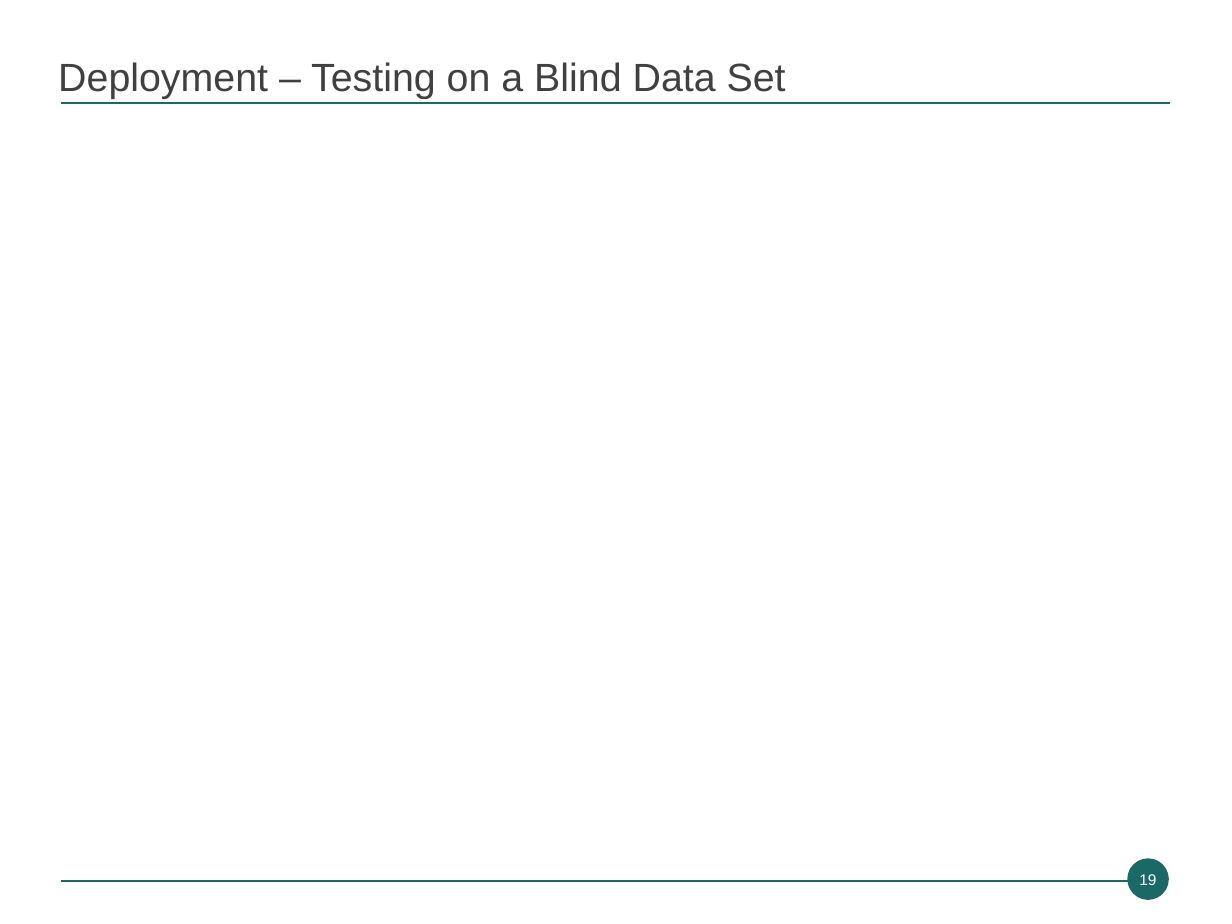
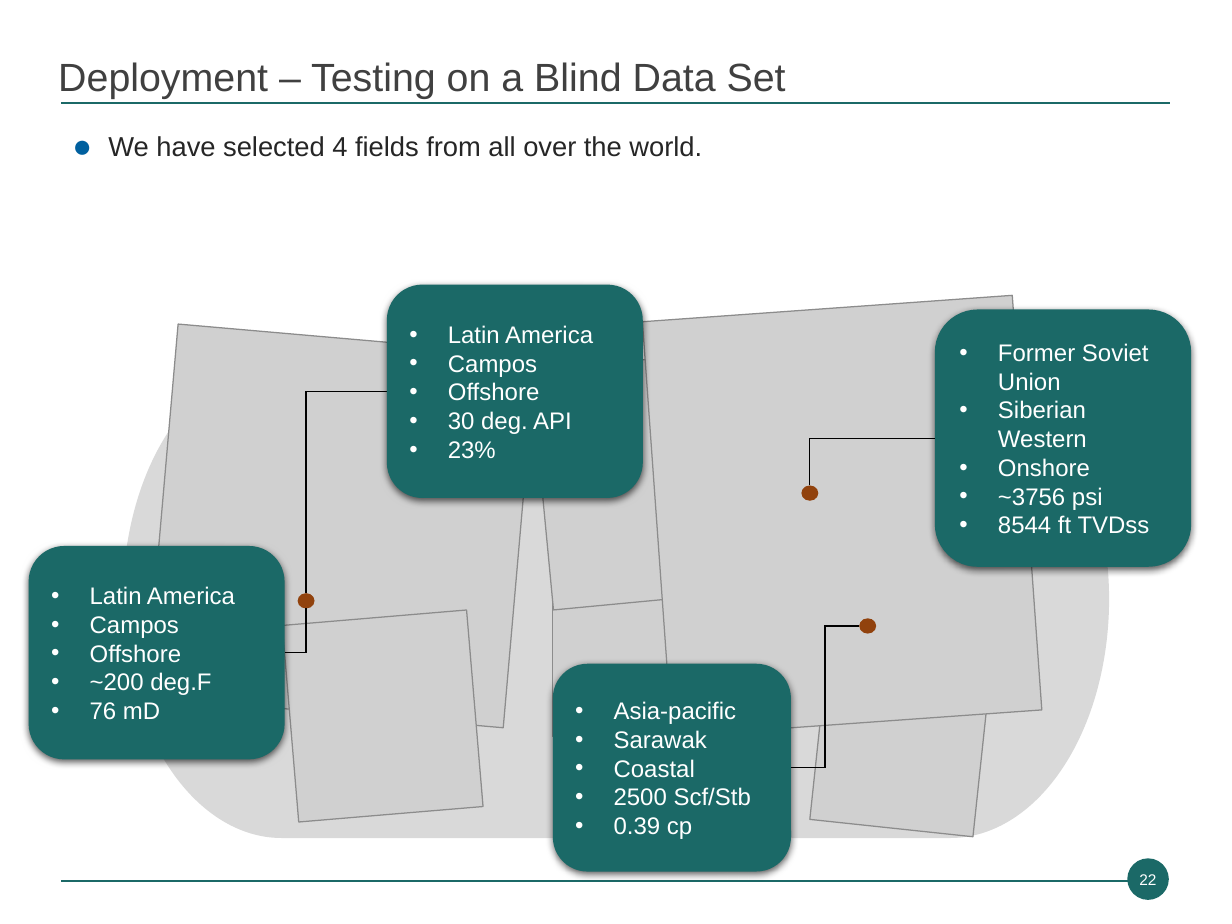
Before and after one commit to munishkumar-gh/munishkumar-gh.github.io, a slide deck: slide 22 of SPE_Paper/Prediction of Recovery Factor using Machine Learning Methods.pptx (slide 19 before the commit). Drawn at 1232x924 pixels with LibreOffice and Linux fonts; fonts in the diff are those of the drawing; grey boxes stand for pictures; background and template pictures are left out. Boxes give left, top, right and bottom in pixels: in the first picture for what was removed or moved away, otherwise in the second. Text is boxed around its words. In the diff, an @@ line names an element or a change of style, - is before the commit and + after.

```diff
--- a/SPE_Paper/Prediction of Recovery Factor using Machine Learning Methods.pptx
+++ b/SPE_Paper/Prediction of Recovery Factor using Machine Learning Methods.pptx
@@ text added at box(108, 136, 702, 157), 16 pt, text #262626 @@
+● We have selected 4 fields from all over the world.
@@ rounded rectangle added at box(387, 285, 643, 498), fill #1B6967, 14 pt, text #FFFFFF @@
+• Latin America
+• Campos
+• Offshore
+• 30 deg. API
+• 23%
@@ picture added at box(642, 295, 1042, 736) @@
@@ picture added at box(146, 324, 536, 728) @@
@@ rounded rectangle added at box(935, 309, 1191, 567), fill #1B6967, 14 pt, text #FFFFFF @@
+• Former Soviet Union
+• Siberian Western
+• Onshore
+• ~3756 psi
+• 8544 ft TVDss
@@ picture added at box(531, 350, 778, 610) @@
@@ pill shape added at box(123, 360, 1109, 838), fill #D9D9D9 @@
@@ elbow line added from (387, 392) to (306, 593), #000000 0.75 pt @@
@@ elbow line added from (809, 485) to (935, 439), #000000 0.75 pt @@
@@ ellipse added at box(801, 485, 818, 500), fill #91420D @@
@@ rounded rectangle added at box(28, 546, 285, 759), fill #1B6967, 14 pt, text #FFFFFF @@
+• Latin America
+• Campos
+• Offshore
+• ~200 deg.F
+• 76 mD
@@ picture added at box(553, 549, 756, 737) @@
@@ ellipse added at box(298, 593, 315, 607), fill #91420D @@
@@ picture added at box(283, 610, 483, 822) @@
@@ elbow line added from (285, 653) to (306, 609), #000000 0.75 pt @@
@@ elbow line added from (791, 768) to (859, 626), #000000 0.75 pt @@
@@ picture added at box(810, 614, 995, 836) @@
@@ ellipse added at box(859, 618, 876, 633), fill #91420D @@
@@ rounded rectangle added at box(553, 664, 791, 872), fill #1B6967, 14 pt, text #FFFFFF @@
+• Asia-pacific
+• Sarawak
+• Coastal
+• 2500 Scf/Stb
+• 0.39 cp
@@ page number at box(1139, 874, 1156, 885): text changed @@
-19
+22
```
Also in this commit, not shown: 11 other slides changed, 5 slides added, 2 slides removed, 11 other files.
